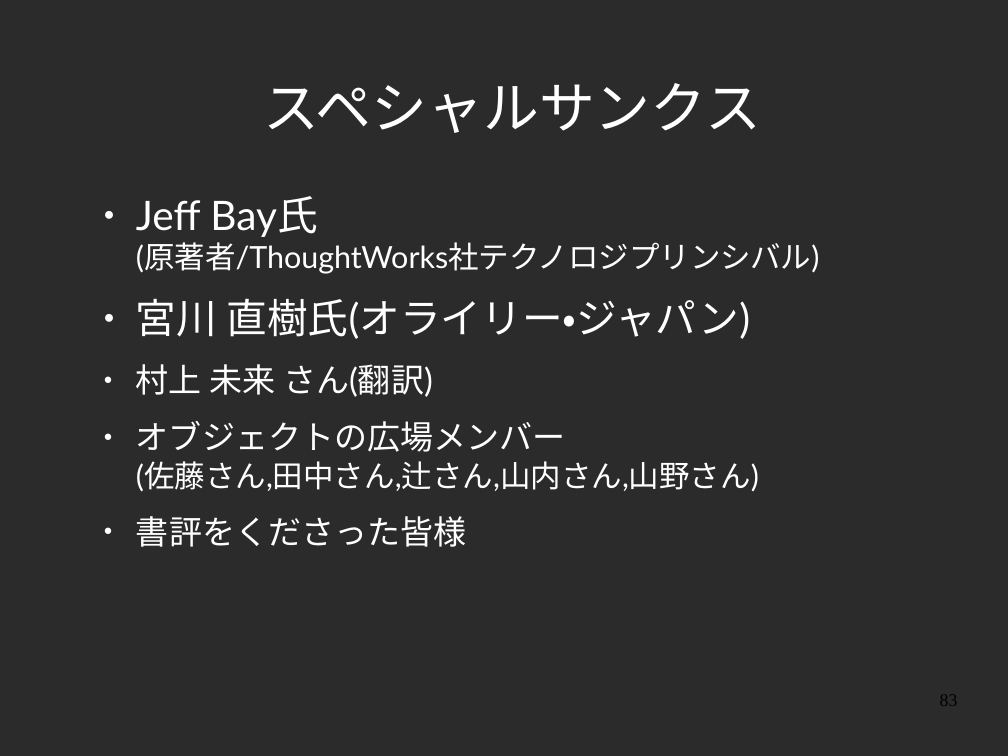
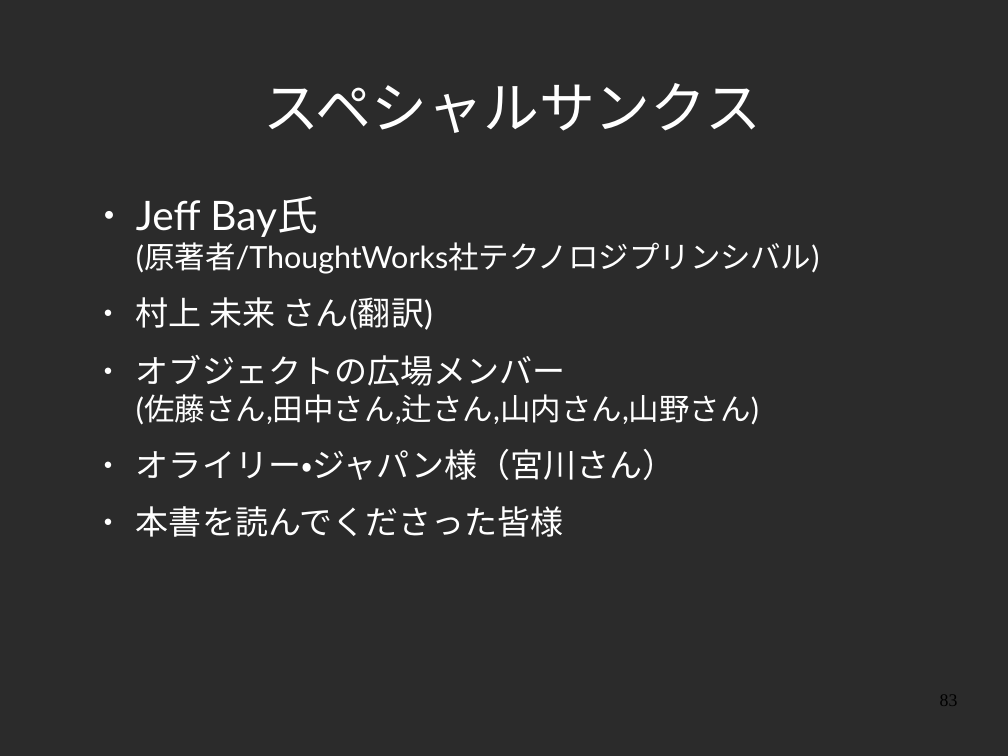
Before and after one commit to yojik/yojik-lib, a slide deck: slide 83 of 2009devsumi/oo_exercise/doc/devsum.odp. Drawn at 1008x756 pixels with LibreOffice and Linux fonts; fonts in the diff are those of the drawing; background and template pictures are left out; a plain dark background stands for a picture behind light text. Boxes give left, top, right and bottom in pixels: in the first picture for what was removed or moved away, otherwise in the second. Text is boxed around its words. In the diff, an @@ line names an element or a change of style, - is before the commit and + after.

```diff
--- a/2009devsumi/oo_exercise/doc/devsum.odp
+++ b/2009devsumi/oo_exercise/doc/devsum.odp
@@ text at (136,298,750,339): paragraph removed @@
-● 宮川 直樹氏(オライリー・ジャパン)
@@ text at (136,449,676,537): text changed @@
-● 書評をくださった皆様
+● オライリー・ジャパン様（宮川さん）
+● 本書を読んでくださった皆様
```
Also in this commit, not shown: 12 other slides changed, 1 slide added, 1 slide removed, 2 other files.
